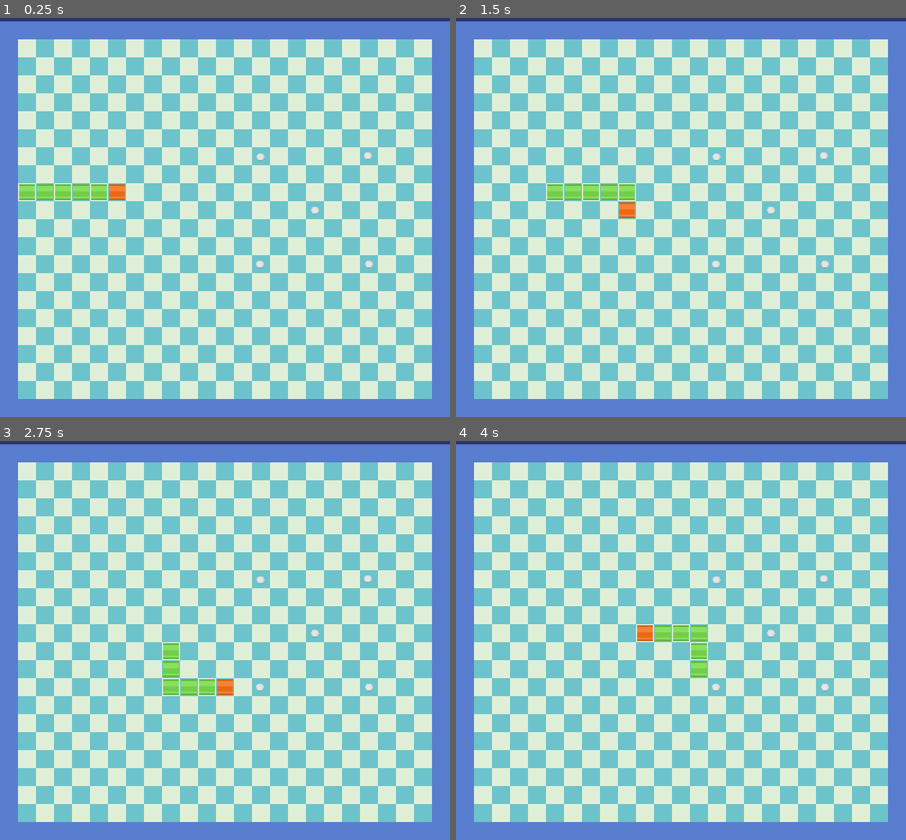
Above: before the commit, frames 1-4 (two rows, left to right).
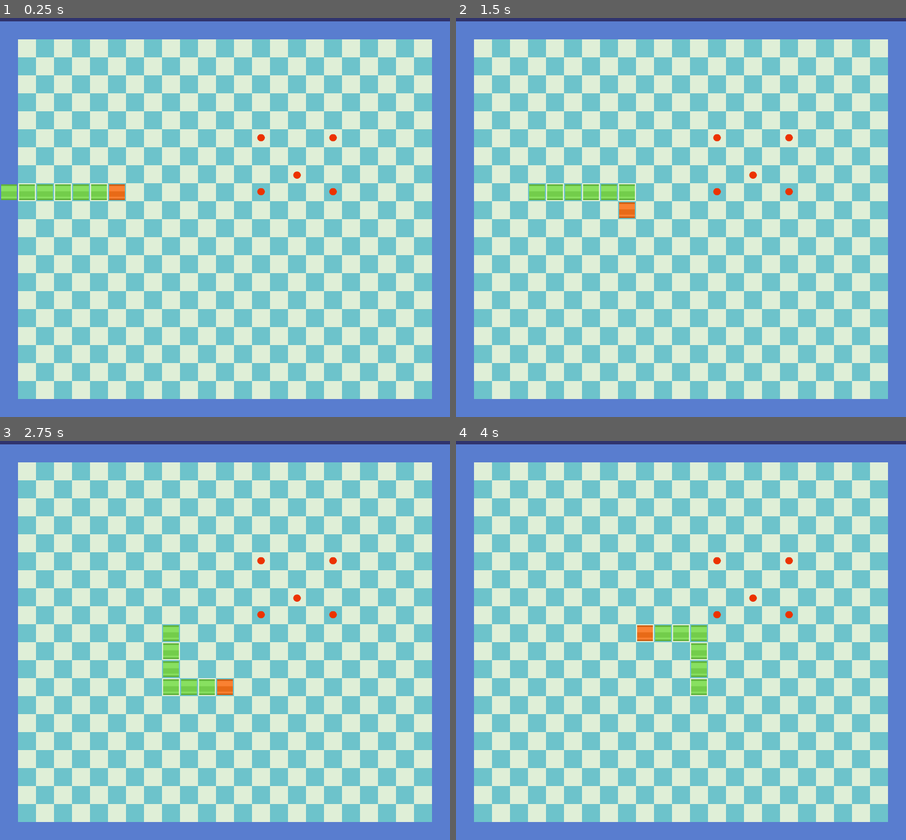
Above: after the commit, the same moments.

Repository: tales411/snake
Game: Godot game, scene res://scenes/main.tscn
Same seed, same stepped clock (60 frames per second), same inputs: the game is played once before the commit and once after it. The project has no main scene, so this scene is started directly.
Inputs:
- Up to frame 1 (0.25 s): no input
- Up to frame 2 (1.5 s): tap Enter (ui_accept) at 0.5, 0.77 s; hold Right (ui_right) 0.53-1.28 s; hold Down (ui_down) from 1.28 s (still down)
- Up to frame 3 (2.75 s): tap Enter (ui_accept) at 1.52 s; release Down (ui_down) at 2.03 s; hold Right (ui_right) from 2.03 s (still down)
- Up to frame 4 (4 s): release Right (ui_right) at 2.78 s; hold Up (ui_up) 2.78-3.53 s; tap Enter (ui_accept) at 3.02, 3.77 s; hold Left (ui_left) from 3.53 s (still down)

The runs differ from the first frame. In frame 1, 0.4% of the frame differs, in the area x 0-83%, y 29-63%; in frame 2, 0.4%; in frame 3, 0.4%; in frame 4, 0.4%.

Commit message:
fix-nascimento-frutas

Diff:
--- a/snake/scenes/fruit.tscn
+++ b/snake/scenes/fruit.tscn
@@ -1,7 +1,7 @@
 [gd_scene load_steps=4 format=3 uid="uid://ds0symy8uqlt8"]
 
-[ext_resource type="Texture2D" uid="uid://bsfux40xmuept" path="res://tiles/buttonRound_grey.png" id="1_11dqy"]
 [ext_resource type="Script" path="res://scripts/fruit.gd" id="1_f1tfn"]
+[ext_resource type="Texture2D" uid="uid://0bj0adm1wbwi" path="res://tiles/fightJoy_14.png" id="2_nhnxm"]
 
 [sub_resource type="CircleShape2D" id="CircleShape2D_hquoy"]
 radius = 18.1482
@@ -11,12 +11,13 @@
 scale = Vector2(0.385714, 0.368421)
 script = ExtResource("1_f1tfn")
 
-[node name="ButtonRoundGrey" type="Sprite2D" parent="."]
-position = Vector2(0, -0.99949)
-texture = ExtResource("1_11dqy")
-
 [node name="CollisionShape2D" type="CollisionShape2D" parent="."]
 position = Vector2(0, -2.71428)
 shape = SubResource("CircleShape2D_hquoy")
 
+[node name="FightJoy14" type="Sprite2D" parent="."]
+position = Vector2(-1.22026, -2.67165)
+scale = Vector2(1.43164, 1.44383)
+texture = ExtResource("2_nhnxm")
+
 [connection signal="body_entered" from="." to="." method="_on_body_entered"]
--- a/snake/scenes/main.tscn
+++ b/snake/scenes/main.tscn
@@ -517,22 +517,21 @@
 tile_set = SubResource("TileSet_ki8wf")
 
 [node name="fruits" type="Node2D" parent="."]
-position = Vector2(47, 144)
 
 [node name="fruit" parent="fruits" instance=ExtResource("3_p4lmt")]
-position = Vector2(415, 385)
+position = Vector2(464, 304)
 
 [node name="fruit2" parent="fruits" instance=ExtResource("3_p4lmt")]
-position = Vector2(609, 385)
+position = Vector2(528, 370.52)
 
 [node name="fruit3" parent="fruits" instance=ExtResource("3_p4lmt")]
-position = Vector2(416, 194)
+position = Vector2(464, 400)
 
 [node name="fruit4" parent="fruits" instance=ExtResource("3_p4lmt")]
-position = Vector2(513, 289)
+position = Vector2(592, 304)
 
 [node name="fruit5" parent="fruits" instance=ExtResource("3_p4lmt")]
-position = Vector2(607, 192)
+position = Vector2(592, 400)
 
 [node name="player" parent="." instance=ExtResource("4_aqy28")]
 position = Vector2(208, 400)
--- a/snake/scripts/main.gd
+++ b/snake/scripts/main.gd
@@ -8,7 +8,7 @@
 	Global.grid_size = 32 # Tamanho do grid
 	Global.direction = Vector2.RIGHT # direção inicial (começa indo para a direita)
 	Global.snake_body = [] # lista do corpo da cobra
-	Global.initial_length = 5 # tamanho inicial da cobra
+	Global.initial_length = 6 # tamanho inicial da cobra
 	# cria o corpo inicial da cobra
 	for i in range(Global.initial_length):
 		var segment = Sprite2D.new()
@@ -47,20 +47,13 @@
 
 
 func _check_position(new_position):
-	# Verificar o tamanho do corpo da cobra
-	print("Tamanho do corpo da cobra: ", Global.snake_body.size())
 
-	# Itera sobre o corpo da cobra de trás para frente
 	for i in range(Global.snake_body.size() - 1, -1, -1):
-		# Imprime as posições da cobra e a nova posição
-		print("Comparando posição da cobra: ", Global.snake_body[i].position, " com nova posição: ", new_position)
-
 		# Verifica se a nova posição coincide com a posição do corpo da cobra
 		if Global.snake_body[i].position == new_position:
 			print("Posição inválida. A posição está colidindo com o corpo da cobra.")
 			return false  # Retorna false se a posição colidir
 
-	# Se não houver colisão, retorna true
 	return true  # Retorna true se não houver colisão
 
 
@@ -71,10 +64,10 @@
 
 	while valid_position == false:
 		# Gera uma nova posição aleatória na linha fixa
-		var random_x = randi() % int(22) * 32
-		var fixed_y = 6 * 32  # Define a linha fixa no eixo Y
+		var random_x = (randi() % int(22) * 32) - 16 + (32 * 2)# -16 para alinhar no centro
+		var random_y = (randi() % int(19) * 32) - 16 + (32 * 5)
 
-		new_position = Vector2(random_x, fixed_y)
+		new_position = Vector2(random_x, random_y)
 
 		# Verifica se a posição gerada é válida
 		valid_position = _check_position(new_position)
Not shown: 1 places in snake/scenes/home_menu.tscn that only renumber resources
Binary file added: snake/tiles/fightJoy_14.png
Not shown, added: snake/tiles/fightJoy_14.png.import
